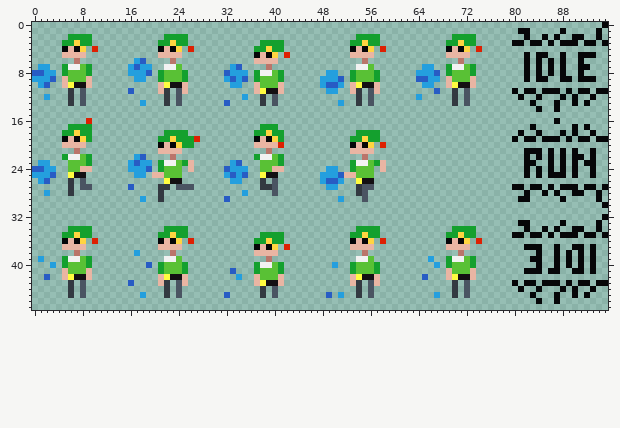
Pixel-art file: Assets/Sprites/Aseprite/elf.aseprite. This is how it looked before the edit.
96x48 pixels, 1 frame. Colours within 5 levels of each other are drawn and written as one.
Once edited:
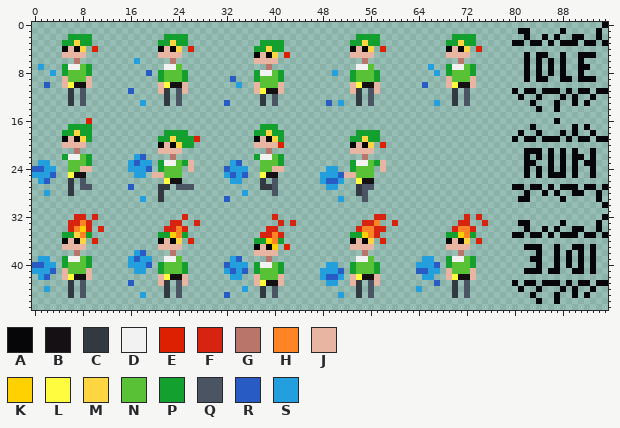
Palette (. is transparent): A #060608  B #141013  C #333941  D #f2f2f2  E #de2002  F #d62411  G #ba756a  H #ff8426  J #e9b5a3  K #ffd100  L #fffc40  M #ffd541  N #59c135  P #14a02e  Q #4a5462  R #285cc4  S #249fde
Changes in this commit:
--- layers "Layer 2", "Layer 1"
@@ x 0..95 @@
  5 .....JJJJ............JJJJ............AJAM.E..........JJJJ............JJJJ.........A.AA..A..AAA..
- 6 .......G.........SR....G.............JJJJ..............G...............G..........A.A.A.A..A....
- 7 .SS..PDDNP......SRSS..DDN........SR....G..............DDN........SS..PDDNP........A.A.A.A..AA...
- 8 RRSS.PNNNP......SSSR.PNNNP......RSSS.PDDNP.......SS..PNNNP......SSSR.PNNNP........A.A.A.A..A....
- 9 SSSR.JNNNJ.......SS..PNNNP......SRSR.PNNNP......SSSR.PNNNP......RRSS.JNNNJ........A.AA..AA.AAA..
-10 .SR..JLBBJ...........JLBBJ.......SS..JNNNJ......SRRS.JLBBJ.......SS..JLBBJ......................
-11 ......C.Q.......R....JC.QJ...........JLBBJ.......SS..JC.QJ.........R..C.Q.......A.AA.AAA.A.AA.AA
-12 ..S...C.Q.............C.Q..........S..C.Q.............C.Q.......S.....C.Q........A..A...A.A..A..
-13 ......C.Q.........S...C.Q.......R.....C.Q..........S..C.Q.............C.Q..........A...A..A.A...
+ 6 .......G.........S.....G.............JJJJ..............G...............G..........A.A.A.A..A....
+ 7 .S...PDDNP............DDN..............G..............DDN.........S..PDDNP........A.A.A.A..AA...
+ 8 ...S.PNNNP.........R.PNNNP...........PDDNP........S..PNNNP.........S.PNNNP........A.A.A.A..A....
+ 9 .....JNNNJ...........PNNNP.......R...PNNNP...........PNNNP...........JNNNJ........A.AA..AA.AAA..
+10 ..R..JLBBJ...........JLBBJ........S..JNNNJ...........JLBBJ.......R...JLBBJ......................
+11 ......C.Q.......R....JC.QJ...........JLBBJ...........JC.QJ............C.Q.......A.AA.AAA.A.AA.AA
+12 ......C.Q.............C.Q.............C.Q.............C.Q.............C.Q........A..A...A.A..A..
+13 ......C.Q.........S...C.Q.......R.....C.Q........R.S..C.Q..........S..C.Q..........A...A..A.A...
 14 ....................................................................................A..A........
@@ x 0..95 @@
 31 ................................................................................................
-32 ...............................................................................................A
-33 .................................................................................AA.....A.....A.
-34 ......PPPP............PPPP............................PPPP............PPPP........A..A.A..AA..A.
-35 .....PPMPP...........PPMPP............PPPP...........PPMPP...........PPMPP......AA.AA.A.AAA.AA.A
-36 .....AJAM.E..........AJAM.E..........PPMPP...........AJAM.E..........AJAM.E.....................
-37 .....JJJJ............JJJJ............AJAM.E..........JJJJ............JJJJ.........AAA..A..AA.A..
-38 .......G.........S.....G.............JJJJ..............G...............G............A..A.A.A.A..
-39 .S...PDDNP............DDN..............G..............DDN.........S..PDDNP.........AA..A.A.A.A..
-40 ...S.PNNNP.........R.PNNNP...........PDDNP........S..PNNNP.........S.PNNNP..........A..A.A.A.A..
-41 .....JNNNJ...........PNNNP.......R...PNNNP...........PNNNP...........JNNNJ........AAA.AA..AA.A..
-42 ..R..JLBBJ...........JLBBJ........S..JNNNJ...........JLBBJ.......R...JLBBJ......................
-43 ......C.Q.......R....JC.QJ...........JLBBJ...........JC.QJ............C.Q.......A.AA.AAA.A.AA.AA
-44 ......C.Q.............C.Q.............C.Q.............C.Q.............C.Q........A..A...A.A..A..
-45 ......C.Q.........S...C.Q.......R.....C.Q........R.S..C.Q..........S..C.Q..........A...A..A.A...
+32 .......FF.F..............F..............F................FF.............F.F....................A
+33 ......FFHF.............FF..F.............F.F...........FFH..F..........FF..F.....AA.....A.....A.
+34 ......FHKF.F..........FFHF.............FF.............FHHFF...........FHHF........A..A.A..AA..A.
+35 .....PPMHP...........PPKHP............FFHF...........PPKHF...........PPKHP......AA.AA.A.AAA.AA.A
+36 .....AJAM.E..........AJAM.E..........PPKHP...........AJAM.E..........AJAM.E.....................
+37 .....JJJJ............JJJJ............AJAK.E..........JJJJ............JJJJ.........AAA..A..AA.A..
+38 .......G.........SR....G.............JJJJ..............G...............G............A..A.A.A.A..
+39 .SS..PDDNP......SRSS..DDN........SR....G..............DDN........SS..PDDNP.........AA..A.A.A.A..
+40 RRSS.PNNNP......SSSR.PNNNP......RSSS.PDDNP.......SS..PNNNP......SSSR.PNNNP..........A..A.A.A.A..
+41 SSSR.JNNNJ.......SS..PNNNP......SRSR.PNNNP......SSSR.PNNNP......RRSS.JNNNJ........AAA.AA..AA.A..
+42 .SR..JLBBJ...........JLBBJ.......SS..JNNNJ......SRRS.JLBBJ.......SS..JLBBJ......................
+43 ......C.Q.......R....JC.QJ...........JLBBJ.......SS..JC.QJ.........R..C.Q.......A.AA.AAA.A.AA.AA
+44 ..S...C.Q.............C.Q..........S..C.Q.............C.Q.......S.....C.Q........A..A...A.A..A..
+45 ......C.Q.........S...C.Q.......R.....C.Q..........S..C.Q.............C.Q..........A...A..A.A...
 46 ....................................................................................A..A........
